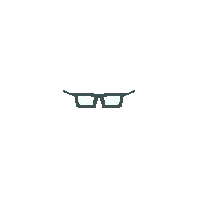
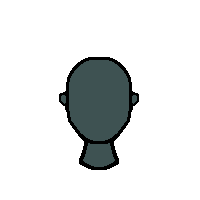
Layered file, before and after one edit (200x200). Changes by layer:
hid group "accessories" (4 layers) over (63, 90, 135, 108)
showed group "base_skin" (8 layers) over (59, 57, 139, 170)
painted on "green screen skin #3" over (79, 159, 119, 170)
